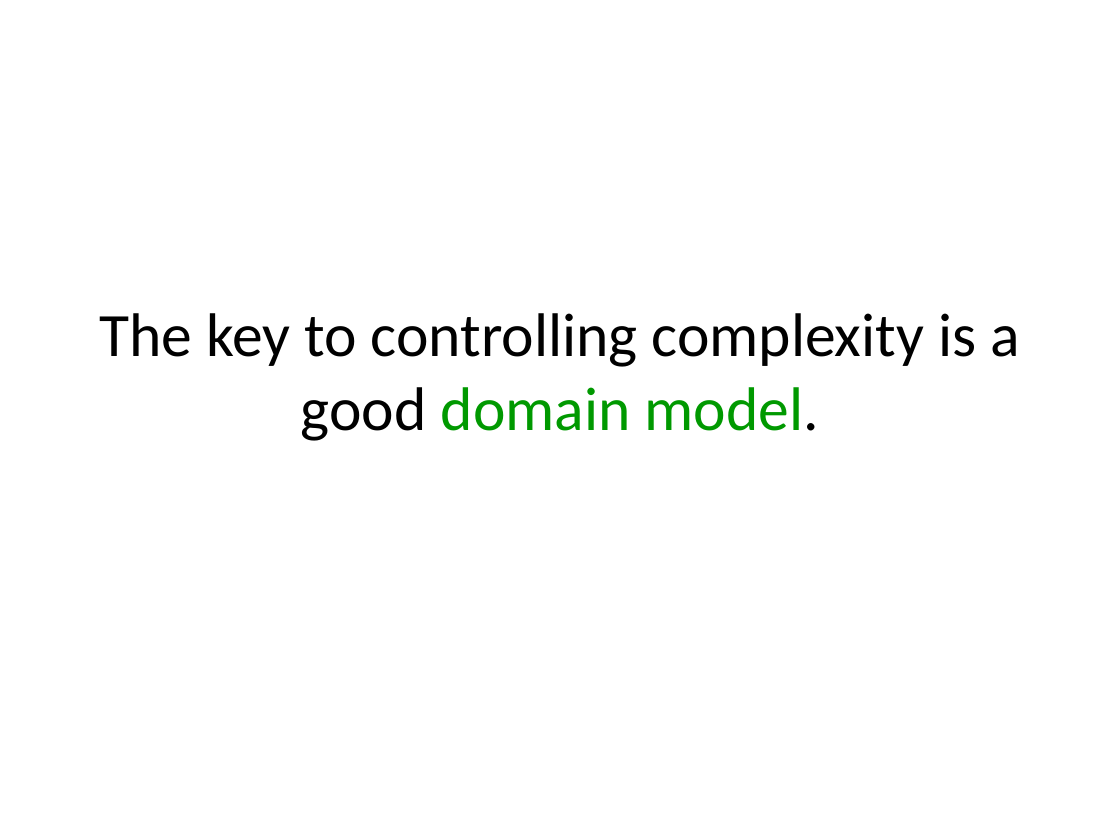
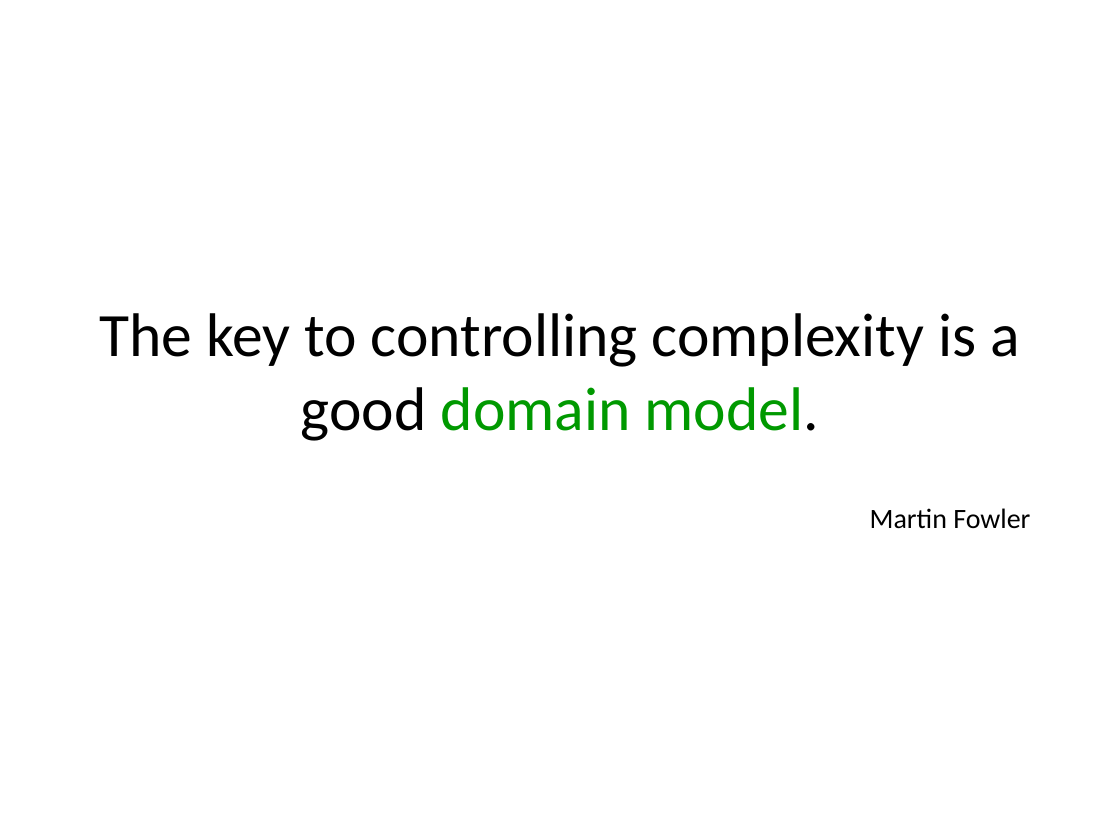
Before and after one commit to arturtv/dddpresentation, a slide deck: slide 10 of Domain-DrivenDesign.A.Trosin.pptx (slide 11 before the commit). Drawn at 1120x840 pixels with LibreOffice and Linux fonts; fonts in the diff are those of the drawing. Boxes give left, top, right and bottom in pixels: in the first picture for what was removed or moved away, otherwise in the second. Text is boxed around its words. In the diff, an @@ line names an element or a change of style, - is before the commit and + after.

```diff
--- a/Domain-DrivenDesign.A.Trosin.pptx
+++ b/Domain-DrivenDesign.A.Trosin.pptx
@@ text added at [870, 508, 1030, 529], 18 pt, text #000000 @@
+Martin Fowler
```
Also in this commit, not shown: 5 other slides changed, 4 slides added, 1 slide removed.
